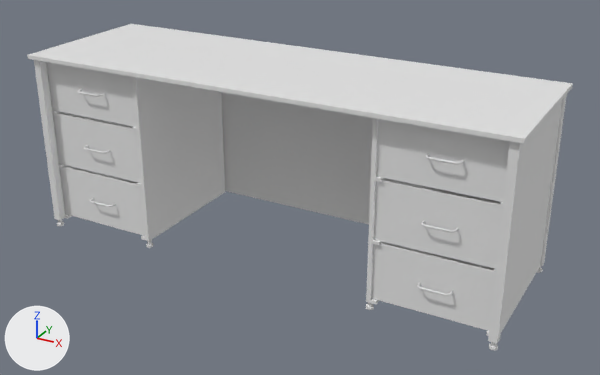
Two versions of the FBX model Assets/ART/Meshes/OFFICE/SM_Desk.fbx, one commit apart.
Camera for both pictures: a 50 mm lens placed at (1.94, -3.39, 2.05), pointed at (0.09, -0.02, 0.37). The lights are fixed; the arrows at lower left show +X, +Y and +Z. The older version comes first. Where no turn or scale is listed for an object, it has been applied to the vertices.

Names of what the first picture shows: 'SM_Desk', 'SM_Desk_Drawer_01', 'SM_Desk_Drawer_02', 'SM_Desk_Drawer_03', 'SM_Desk_Drawer_04', 'SM_Desk_Drawer_05', 'SM_Desk_Drawer_06'.
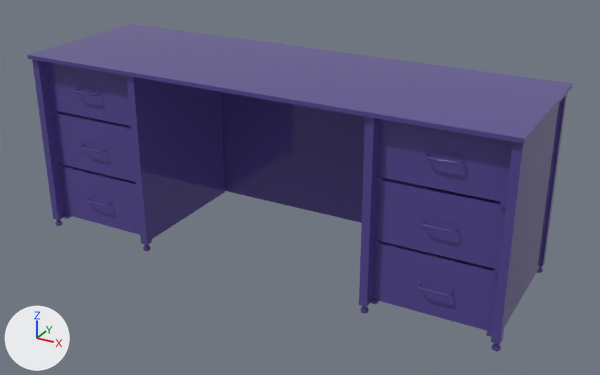
What differs and where, as boxes (x1, y1, x2, y2) in the pictures (600 x 375 px; the box of a moved part takes in the faces that stretch with it):
'SM_Desk_Drawer_05', recoloured (white to blue): (374, 178, 503, 269) in both
'SM_Desk_Drawer_04', recoloured (white to blue): (377, 119, 510, 202) in both
'SM_Desk_Drawer_06', recoloured, reshaped, moved (white to blue): before (372, 242, 495, 331); after (372, 242, 498, 332)
'SM_Desk_Drawer_02', recoloured (white to blue): (53, 112, 136, 182) in both
'SM_Desk_Drawer_01', recoloured (white to blue): (46, 62, 131, 126) in both
'SM_Desk_Drawer_03', recoloured, reshaped, moved (white to blue): before (59, 166, 145, 236); after (59, 166, 140, 235)
part 1 of me_mesh, moved or reshaped: before (366, 302, 374, 310); after (360, 306, 368, 314)
part 2 of me_mesh, moved or reshaped: before (146, 240, 154, 248); after (143, 244, 151, 251)
part 3 of me_mesh, moved or reshaped: before (34, 60, 523, 351); after (32, 60, 526, 351)
part 4 of me_mesh, recoloured (white to blue): (27, 24, 573, 348) in both

Patch to the scene script:
```diff
--- a/Assets/ART/Meshes/OFFICE/SM_Desk.fbx.py
+++ b/Assets/ART/Meshes/OFFICE/SM_Desk.fbx.py
@@ me_mesh_006 @@
 me_mesh_006.from_pydata(...)  # 56 vertices, 50 faces; spans x -28.8..28.8, y -4.4..70.6, z -14.4..14.4
+me_mesh_006.materials.append(mat_m_metal_desk)  # blue #544691
@@ me_mesh @@
-me_mesh.from_pydata(...)  # 312 vertices, 241 faces; spans x -1.27..1.27, y -0.42..0.4, z 0.0..0.97
+me_mesh.from_pydata(...)  # 320 vertices, 231 faces; spans x -1.27..1.27, y -0.42..0.4, z 0.0..0.97
+# me_mesh part 1: the loose piece of 24 vertices spanning x 0.62..0.66, y -0.36..-0.32, z 0.0..0.04 is moved by (-0.01, -0.04, 0.0), in mat_m_metal_desk (blue #544691)
+# me_mesh part 2: the loose piece of 24 vertices spanning x -0.66..-0.62, y -0.36..-0.32, z 0.0..0.04 is moved by (0.01, -0.04, 0.0), in mat_m_metal_desk (blue #544691)
+# me_mesh part 3
+# 28 vertices are removed from x -1.25..1.25, y -0.4..0.36, z 0.0..0.95
+# 78 faces are deleted
+# 6 vertices in x 1.22, y -0.4..-0.36, z 0.0..0.04 move by (0.03, 0.0, 0.0)
+# 6 vertices in x -1.22, y -0.4..-0.36, z 0.0..0.04 move by (-0.03, 0.0, 0.0)
+# 16 vertices move from x -1.25..1.25, y -0.4..-0.36, z 0.0..0.04 to x -1.26..1.26, y -0.4..-0.36, z 0.0..0.04
+# 12 vertices are added at x -1.26..1.26, y -0.4..-0.36, z 0.0..0.04
+# 8 new vertices lie (0.0, 0.0, 0.91) away from vertices in x -1.22..1.22, y -0.4..-0.36, z 0.04
+# 8 new vertices lie (0.04, 0.0, 0.0) away from vertices in x -0.65..1.22, y -0.4..-0.36, z 0.04..0.95
+# 8 new vertices lie (-0.04, 0.0, 0.0) away from vertices in x -1.22..0.65, y -0.4..-0.36, z 0.04..0.95
+# 68 new faces join them
+# me_mesh part 4: 127 faces spanning x -1.27..1.27, y -0.42..0.4, z 0.0..0.97 switch from no material to mat_m_metal_desk (blue #544691)
@@ me_mesh_005 @@
 me_mesh_005.from_pydata(...)  # 56 vertices, 50 faces; spans x -28.8..28.8, y -4.4..70.6, z -14.4..14.4
+me_mesh_005.materials.append(mat_m_metal_desk)  # blue #544691
@@ me_mesh_001_1 @@
+me_mesh_001_1.from_pydata(...)  # 56 vertices, 50 faces; spans x -28.8..28.8, y -4.4..70.6, z -14.4..14.4
+me_mesh_001_1.materials.append(mat_m_metal_desk)  # blue #544691
@@ me_mesh_002_1 @@
+me_mesh_002_1.from_pydata(...)  # 56 vertices, 50 faces; spans x -28.8..28.8, y -4.4..70.6, z -14.4..14.4
+me_mesh_002_1.materials.append(mat_m_metal_desk)  # blue #544691
@@ me_mesh_003_1 @@
+me_mesh_003_1.from_pydata(...)  # 56 vertices, 50 faces; spans x -28.8..28.8, y -4.4..70.6, z -14.4..14.4
+me_mesh_003_1.materials.append(mat_m_metal_desk)  # blue #544691
@@ ob_sm_desk_drawer_03 @@
-ob_sm_desk_drawer_03 = bpy.data.objects.new('SM_Desk_Drawer_03', me_mesh_006)
-ob_sm_desk_drawer_03.location = (-0.933, -0.347, 0.201)
+ob_sm_desk_drawer_03 = bpy.data.objects.new('SM_Desk_Drawer_03', me_mesh_003_1)
+ob_sm_desk_drawer_03.location = (-0.933, -0.347, 0.199)
 ob_sm_desk_drawer_03.scale = (0.01, 0.01, 0.01)
@@ ob_sm_desk_drawer_06 @@
-ob_sm_desk_drawer_06 = bpy.data.objects.new('SM_Desk_Drawer_06', me_mesh_003)
-ob_sm_desk_drawer_06.location = (0.933, -0.347, 0.201)
+ob_sm_desk_drawer_06 = bpy.data.objects.new('SM_Desk_Drawer_06', me_mesh_006)
+ob_sm_desk_drawer_06.location = (0.933, -0.347, 0.199)
 ob_sm_desk_drawer_06.scale = (0.01, 0.01, 0.01)
@@ ob_sm_desk_drawer_05 @@
-ob_sm_desk_drawer_05 = bpy.data.objects.new('SM_Desk_Drawer_05', me_mesh_002)
+ob_sm_desk_drawer_05 = bpy.data.objects.new('SM_Desk_Drawer_05', me_mesh_005)
 ob_sm_desk_drawer_05.location = (0.933, -0.347, 0.503)
@@ ob_sm_desk_drawer_01 @@
-ob_sm_desk_drawer_01 = bpy.data.objects.new('SM_Desk_Drawer_01', me_mesh_004)
+ob_sm_desk_drawer_01 = bpy.data.objects.new('SM_Desk_Drawer_01', me_mesh_001_1)
 ob_sm_desk_drawer_01.location = (-0.933, -0.347, 0.807)
@@ ob_sm_desk_drawer_02 @@
-ob_sm_desk_drawer_02 = bpy.data.objects.new('SM_Desk_Drawer_02', me_mesh_005)
+ob_sm_desk_drawer_02 = bpy.data.objects.new('SM_Desk_Drawer_02', me_mesh_002_1)
 ob_sm_desk_drawer_02.location = (-0.933, -0.347, 0.503)
```
